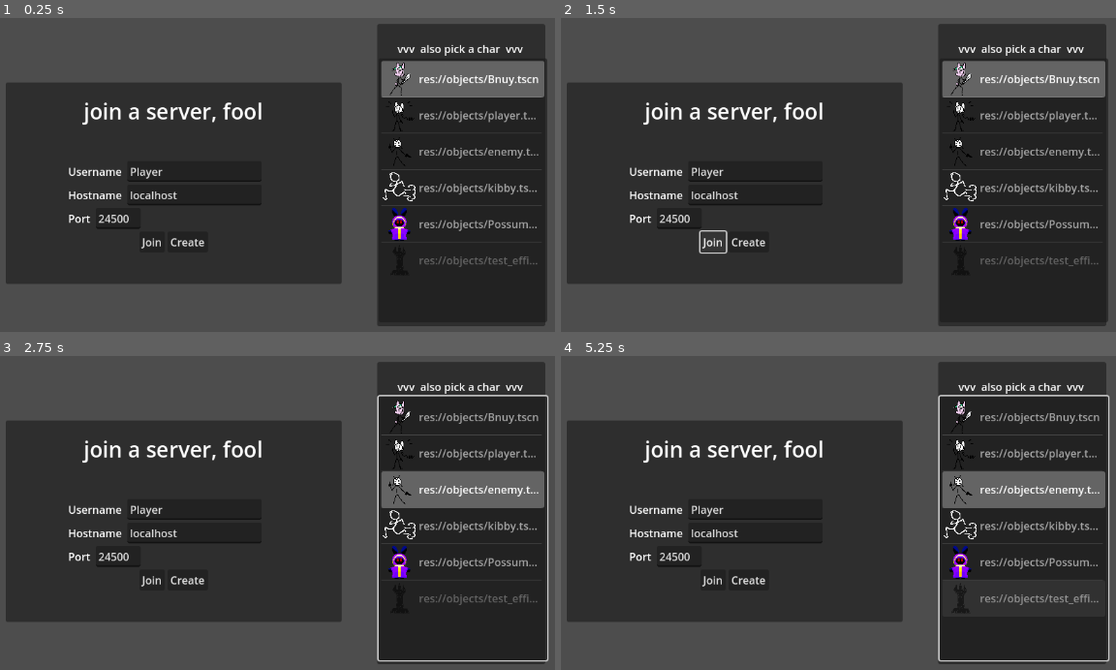
Above: before the commit, frames 1-4 (two rows, left to right).
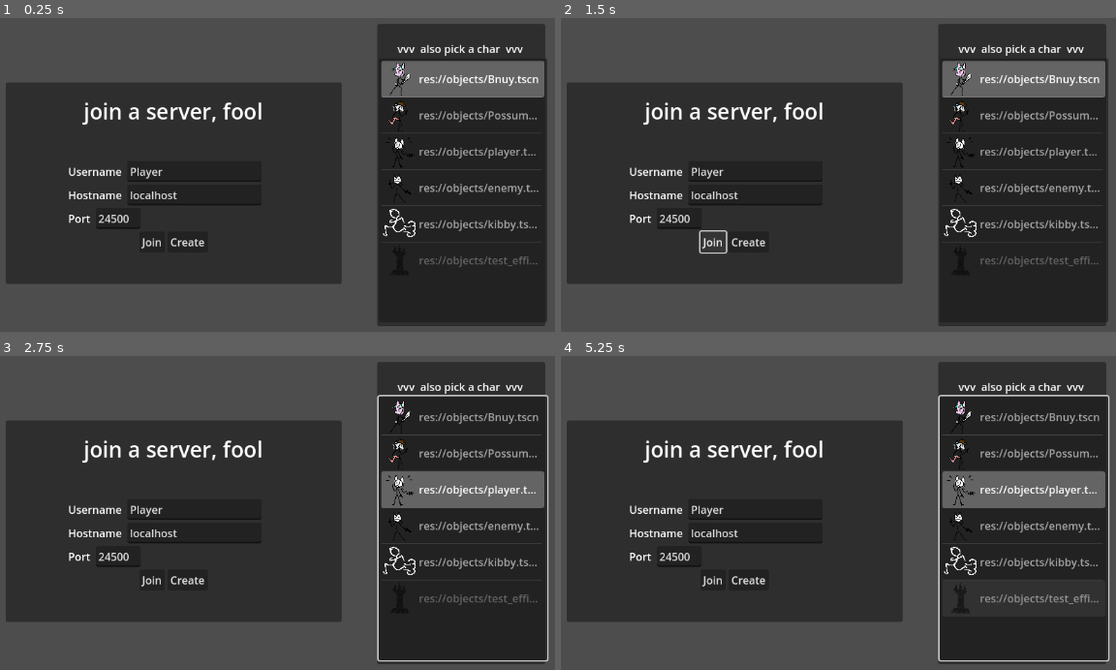
Above: after the commit, the same moments.

Repository: ndvrxd/cultism
Game: Godot game, scene res://connectScreen.tscn
Two runs of this game, one before a commit and one after it. Both use one fixed random seed, a clock stepped at 60 frames per second and the inputs below.
Inputs (mouse positions are in pixels of both pictures, inside the frame that each line leads up to):
- Up to frame 1 (0.25 s): no input
- Up to frame 2 (1.5 s): click "Create" at 0.5 s; click "Join" at 1.25 s
- Up to frame 3 (2.75 s): move the mouse to (449, 500) at 2.02 s; hold D (right) from 2.03 s (still down); click (449, 500) at 2.1 s
- Up to frame 4 (5.25 s): tap Enter (Chat) at 2.75, 4.25 s; move the mouse to (683, 544) at 2.77 s; release D (right) at 2.78 s; hold S (down) 2.78-3.53 s; tap K (CameraTiltDown) at 2.85 s; click (683, 544) at 3.05 s; tap Space at 3.5, 5 s; move the mouse to (916, 425) at 3.52 s; hold D (right) 3.53-4.28 s; tap Mouse wheel down (CameraTiltDownImpulse) at 3.6 s; click (916, 425) at 3.8 s; move the mouse to (799, 607) at 4.27 s; hold W (up) 4.28-5.03 s; tap I (CameraTiltUp) at 4.35 s; click (799, 607) at 4.55 s; move the mouse to (1071, 585) at 5.02 s; hold A (left) from 5.03 s (still down); tap Mouse wheel up (CameraTiltUpImpulse) at 5.1 s

The runs differ from the first frame. In frame 1, 1.1% of the frame differs, in the area x 68-98%, y 26-71%; in frame 2, 1.1%; in frame 3, 1.2%; in frame 4, 1.2%.

Commit message:
poss (weapon vfx currently Bad:tm:)

Diff:
--- a/cult-game-version-0.1/connectScreen.tscn
+++ b/cult-game-version-0.1/connectScreen.tscn
@@ -3,10 +3,10 @@
 [ext_resource type="Script" path="res://connectScreen.gd" id="1_bvb16"]
 [ext_resource type="Texture2D" uid="uid://b5k4twe1vvha5" path="res://art/character ph/bunny ph.png" id="2_lufnk"]
 [ext_resource type="Texture2D" uid="uid://veo5l360amx3" path="res://art/player ph.png" id="2_pnqp7"]
+[ext_resource type="Texture2D" uid="uid://bdyllnybosvnm" path="res://art/character ph/poss ph.png" id="3_fp7ol"]
 [ext_resource type="Texture2D" uid="uid://6i8qff0kq7ei" path="res://art/enemy ph.png" id="3_ggp5m"]
 [ext_resource type="Texture2D" uid="uid://cqrh7ndjucvg5" path="res://art/effigy ph.png" id="4_f673u"]
 [ext_resource type="Texture2D" uid="uid://bdeo180vqay6m" path="res://art/run.png" id="6_l78gu"]
-[ext_resource type="Texture2D" uid="uid://pcdp47cn5hr0" path="res://art/sprites/leveled/bnnuy.001.png" id="6_uhyrj"]
 
 [sub_resource type="LabelSettings" id="LabelSettings_3pw02"]
 font_size = 32
@@ -160,14 +160,14 @@
 fixed_icon_size = Vector2i(50, 50)
 item_0/text = "res://objects/Bnuy.tscn"
 item_0/icon = ExtResource("2_lufnk")
-item_1/text = "res://objects/player.tscn"
-item_1/icon = ExtResource("2_pnqp7")
-item_2/text = "res://objects/enemy.tscn"
-item_2/icon = ExtResource("3_ggp5m")
-item_3/text = "res://objects/kibby.tscn"
-item_3/icon = ExtResource("6_l78gu")
-item_4/text = "res://objects/Possum.tscn"
-item_4/icon = ExtResource("6_uhyrj")
+item_1/text = "res://objects/Possum.tscn"
+item_1/icon = ExtResource("3_fp7ol")
+item_2/text = "res://objects/player.tscn"
+item_2/icon = ExtResource("2_pnqp7")
+item_3/text = "res://objects/enemy.tscn"
+item_3/icon = ExtResource("3_ggp5m")
+item_4/text = "res://objects/kibby.tscn"
+item_4/icon = ExtResource("6_l78gu")
 item_5/text = "res://objects/test_effigy.tscn"
 item_5/icon = ExtResource("4_f673u")
 item_5/disabled = true
--- a/cult-game-version-0.1/objects/Possum.tscn
+++ b/cult-game-version-0.1/objects/Possum.tscn
@@ -1,50 +1,45 @@
-[gd_scene load_steps=9 format=3 uid="uid://pr17s47egsv2"]
+[gd_scene load_steps=7 format=3 uid="uid://pr17s47egsv2"]
 
 [ext_resource type="Script" path="res://scripts/possum.gd" id="1_1fgx3"]
+[ext_resource type="Texture2D" uid="uid://bdyllnybosvnm" path="res://art/character ph/poss ph.png" id="2_5mqqm"]
 [ext_resource type="Texture2D" uid="uid://clqo76f6tebyl" path="res://art/arrow.png" id="2_fns0g"]
-[ext_resource type="Texture2D" uid="uid://pcdp47cn5hr0" path="res://art/sprites/leveled/bnnuy.001.png" id="3_2euqh"]
 [ext_resource type="Texture2D" uid="uid://c3l4kkjo4q83i" path="res://art/particle/sparkle haha.png" id="4_yinxt"]
 
 [sub_resource type="CapsuleShape2D" id="CapsuleShape2D_gokdr"]
-radius = 16.0
-height = 50.0
+radius = 22.0
+height = 88.0
 
-[sub_resource type="Curve" id="Curve_cubkc"]
-min_value = -2.0
-max_value = 2.0
-_data = [Vector2(0, 1), 0.0, 0.0, 0, 0, Vector2(0.476852, 0.10989), 0.0, 0.0, 0, 0, Vector2(1, 0.0219781), 0.0, 0.0, 0, 0]
-point_count = 3
-
-[sub_resource type="CurveTexture" id="CurveTexture_c2e3b"]
-curve = SubResource("Curve_cubkc")
-
-[sub_resource type="ParticleProcessMaterial" id="ParticleProcessMaterial_7xflk"]
+[sub_resource type="ParticleProcessMaterial" id="ParticleProcessMaterial_86ulr"]
 particle_flag_disable_z = true
-emission_shape_offset = Vector3(0, -90, 0)
-orbit_velocity_min = -3.5
-orbit_velocity_max = -3.5
-orbit_velocity_curve = SubResource("CurveTexture_c2e3b")
+spread = 0.0
+initial_velocity_min = 10000.0
+initial_velocity_max = 10000.7
 gravity = Vector3(0, 0, 0)
-scale_min = 0.5
-scale_max = 0.5
+scale_min = 0.2
+scale_max = 0.2
+collision_mode = 1
+collision_friction = 1.0
+collision_bounce = 0.0
+collision_use_scale = true
 
 [node name="Possum" type="CharacterBody2D"]
+collision_layer = 4
 script = ExtResource("1_1fgx3")
 objPath = "res://objects/Possum.tscn"
 
 [node name="CollisionShape2D" type="CollisionShape2D" parent="."]
-position = Vector2(0, -25)
+position = Vector2(0, -48)
 shape = SubResource("CapsuleShape2D_gokdr")
 
 [node name="Node2D" type="Node2D" parent="." groups=["upright_sprite"]]
 
 [node name="Sprite2D" type="Sprite2D" parent="Node2D"]
-scale = Vector2(0.253777, 0.253777)
-texture = ExtResource("3_2euqh")
-offset = Vector2(0, -246.385)
+scale = Vector2(0.79, 0.79)
+texture = ExtResource("2_5mqqm")
+offset = Vector2(0, -96.055)
 
 [node name="shoulder" type="Node2D" parent="."]
-position = Vector2(0, -64)
+position = Vector2(0, -87)
 
 [node name="Sprite2D" type="Sprite2D" parent="shoulder"]
 modulate = Color(0.489618, 0.433017, 0.996861, 1)
@@ -53,16 +48,18 @@
 rotation = 1.5708
 texture = ExtResource("2_fns0g")
 
-[node name="swordwoosh" type="GPUParticles2D" parent="shoulder"]
-z_index = 1
-texture_filter = 1
+[node name="GPUParticles2D" type="GPUParticles2D" parent="shoulder"]
+modulate = Color(1, 0.746832, 0.584172, 1)
+position = Vector2(-157, 0)
 emitting = false
 amount = 1
-process_material = SubResource("ParticleProcessMaterial_7xflk")
+process_material = SubResource("ParticleProcessMaterial_86ulr")
 texture = ExtResource("4_yinxt")
 lifetime = 0.5
 one_shot = true
 fixed_fps = 60
-local_coords = true
+collision_base_size = 10.0
 trail_enabled = true
-trail_lifetime = 0.24
+trail_lifetime = 0.01
+trail_sections = 2
+trail_section_subdivisions = 1
--- a/cult-game-version-0.1/scripts/possum.gd
+++ b/cult-game-version-0.1/scripts/possum.gd
@@ -1,55 +1,54 @@
 extends Entity
 
+var swordShape:CircleShape2D = CircleShape2D.new()
+@export var gunRange = 3000
+@export var gunDamage = 20
 
-# Called when the node enters the scene tree for the first time.
-func _ready() -> void:
+var swingTimer = 0;
+@export var swingDelay = 0.4;
+var holdingPrimary:bool = false
+
+var swordHitFx:PackedScene = preload("res://objects/vfx/sword_hit.tscn")
+
+func _ready():
 	super._ready()
-	stat_speed = Stat.fromBase(500);
-	stat_maxHp = Stat.fromBase(75);
 	swordShape.radius = 50;
 	hit_landed.connect(onHit)
 
-#EVERYTHING BENEATH THIS I COPIED FROM PLAYER.GD TO MAKE POSSUM PLAYABLE
-#ITS PROLLY INEFFICIENT BUT IT WORKS FOR NOW ANIMATIONS AND ALL
-#-ndvr :3
-#(ps this proly fukin sux i dont see why i cant just extend player.gd or smthn butttt im just playin around here)
-
-var swordShape:CircleShape2D = CircleShape2D.new()
-@export var swordWoosh:GPUParticles2D;
-@export var swordRange = 100
-@export var swordDamage = 34
-
-var swingTimer = 0;
-@export var swingDelay = 0.65;
-@export var maxHits = 3;
-
-var swordHitFx:PackedScene = preload("res://objects/vfx/sword_hit.tscn")
-
-
-
 func _process(delta):
+	$Node2D/Sprite2D.flip_h = lookDirection.x < 0
 	super._process(delta)
 	if swingTimer > 0: swingTimer -= delta
+
+func _physics_process(delta: float) -> void:
+	super._physics_process(delta)
+	if swingTimer <= 0 and holdingPrimary:
+		$shoulder/GPUParticles2D.restart()
+		swingTimer = swingDelay
+		#if multiplayer.get_remote_sender_id() != multiplayer.get_unique_id(): return
+		if get_multiplayer_authority() != multiplayer.get_unique_id(): return
+		# TODO: until we have proper authority handling implemented,
+		# this makes hit calculations happen serverside. Fuck,
+	# everything beyond this point happens clientside
+		var hit = lineCastFromShoulder(lookDirection, gunRange)
+		var ent = hit["entity"]
+		if ent:
+			if team != ent.team:
+				ent.changeHealth.rpc(ent.health, -gunDamage, get_path())
 
 @rpc("any_peer", "call_local", "reliable")
 func primaryFire(target:Vector2) -> void:
 	super.primaryFire(target)
-	if swingTimer <= 0:
-		$shoulder/swordwoosh.restart()
-		if multiplayer.get_remote_sender_id() != multiplayer.get_unique_id(): return
-	# everything beyond this point happens clientside
-		var ents = shapeCastFromShoulder(lookDirection*swordRange, swordShape)
-		var hits = 0
-		for e:Entity in ents:
-			if team != e.team:
-				e.changeHealth.rpc(e.health, -swordDamage, get_path())
-				hits += 1
-			if hits >= maxHits:
-				break
-		swingTimer = swingDelay
+	holdingPrimary = true;
+
+@rpc("any_peer", "call_local", "reliable")
+func primaryFireReleased(target:Vector2) -> void:
+	super.primaryFire(target)
+	holdingPrimary = false;
 
 func onHit(pos:Vector2, normal:Vector2):
 	var temp = swordHitFx.instantiate()
 	temp.emitting = true
 	temp.global_position = pos
+	temp.modulate = Color.GOLD
 	get_parent().add_child(temp)
Binary file added: cult-game-version-0.1/art/character ph/poss ph.png
Not shown, added: cult-game-version-0.1/art/character ph/poss ph.png.import
